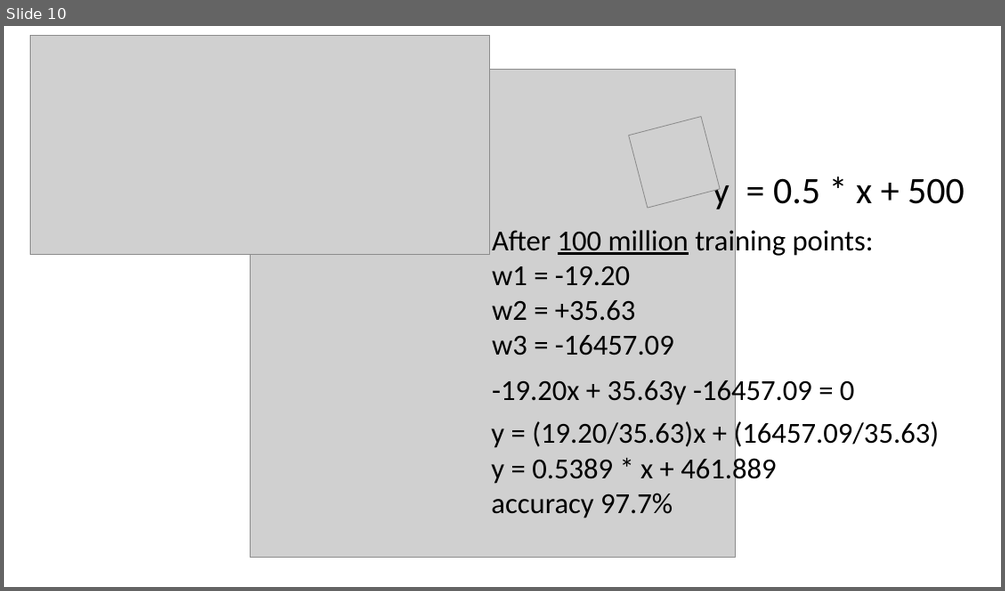
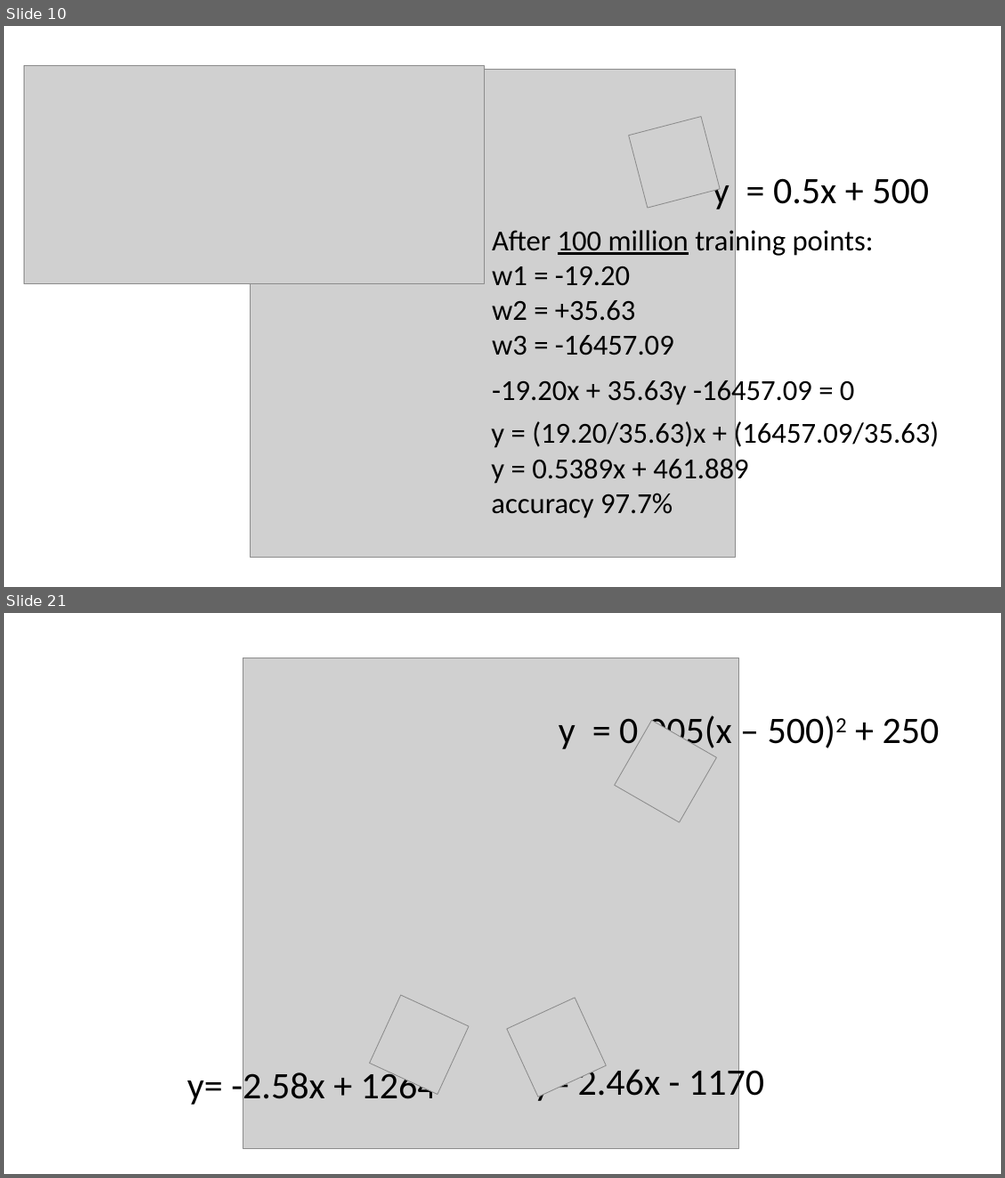
Before and after one commit to mdcramer/Simple-Perceptron-Network, a slide deck: Simple Perceptron Networks.pptx. Shown one above the other, each under a label of ours: slide 10 before the commit, slides 10 and 21 after it; the slides between them are not shown. The pictures are 1005x591 and 1005x1178 pixels, drawn with LibreOffice and Linux fonts; fonts in the diff are those of the drawing; grey boxes stand for pictures. Boxes give left, top, right and bottom in pixels: in the first picture for what was removed or moved away, otherwise in the second. Text is boxed around its words. In the diff, an @@ line names an element or a change of style, - is before the commit and + after.

```diff
--- a/Simple Perceptron Networks.pptx
+++ b/Simple Perceptron Networks.pptx
@@ slide 21 added at [4,613,1001,1174], background #FFFFFF @@
@@ picture added at [243,657,739,1149] @@
@@ text added at [558,715,939,753], 36 pt, text #000000 @@
+y = 0.005(x – 500)2 + 250
@@ picture added at [615,721,717,822] @@
@@ picture added at [370,995,469,1094] @@
@@ picture added at [507,997,607,1096] @@
@@ text added at [534,1063,764,1103], 36 pt, text #000000 @@
+y= 2.46x - 1170
@@ text added at [187,1067,437,1107], 36 pt, text #000000 @@
+y= -2.58x + 1264
@@ slide 10 changed as well @@
@@ picture: place and size @@
-picture at [30,36,490,255]
+picture at [24,65,484,284]
@@ text at [712,172,929,209]: text changed @@
-y = 0.5 * x + 500
+y = 0.5x + 500
@@ text at [491,454,748,485]: text changed @@
-y = 0.5389 * x + 461.889
+y = 0.5389x + 461.889
```
Also in this commit, not shown: 5 other slides changed, 10 other slides added, 1 other file.
